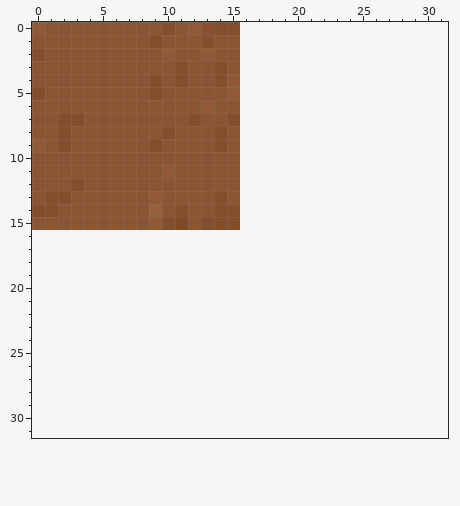
Edited in one commit: pixel-art sprite (src/main/resources/universite_paris8/iut/fan/the_namek_quest/images/sol.png). Above is the file before it was changed.
The file is 16x16 pixels. Colours within 5 levels of each other are drawn and written as one. The old version is drawn lined up with the new one, on the new canvas.
Now the later version:
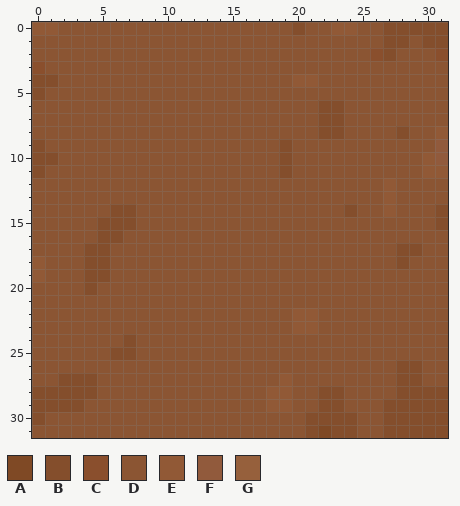
Palette (. is transparent): A #7f4925  B #844e2c  C #8a4f2d  D #8b5533  E #915936  F #915a3c  G #96603c
From old to new:
canvas 16x16 -> 32x32
y 0: x 1 D -> E; x 10 B -> D; x 12..31 ECBB................ -> DDDDDDDDBDDEEDDBBBBB
y 1: x 9 B -> D; x 13 B -> D; x 16..31 ................ -> DDDDDDDDDDDBBDBB
y 2: x 0 B -> D; x 10 E -> D; x 13 E -> D; x 16..31 ................ -> DDDDDDDDDDCBDDDC
y 3: x 0 D -> C; x 11 B -> D; x 14 B -> D; x 16..31 ................ -> DDDDDDDDDDDDDDDD
y 4: x 0..1 DD -> BB; x 9 B -> D; x 11 B -> D; x 14..31 BE................ -> DDDDDDEEDDDDDDDDDD
y 5: x 9 B -> D; x 15..31 E................ -> DDDDDDDDDDDDDDDDD
y 6: x 13 E -> D; x 16..31 ................ -> DDDDDDBBDDDDDDDD
y 7: x 2..3 BB -> DD; x 12 B -> D; x 15..31 B................ -> DDDDDDDBBDDDDDDDD
y 8: x 2 B -> D; x 10 B -> D; x 14 B -> D; x 16..31 ................ -> DDDDDDBBDDDDBDDE
y 9: x 0 E -> B; x 2 B -> D; x 9 B -> D; x 14 B -> D; x 16..31 ................ -> DDDBDDDDDDDDDDDF
y 10: x 0..1 DD -> BB; x 16..31 ................ -> DDDBDDDDDDDDDDEF
y 11: x 0 D -> B; x 10 E -> D; x 16..31 ................ -> DDDBDDDDDDDDDDEE
y 12: x 3 B -> D; x 16..31 ................ -> DDDDDDDDDDDEDDDD
y 13: x 1..2 BB -> DD; x 9 E -> D; x 14 B -> D; x 16..31 ................ -> DDDDDDDDDDDEDDDD
y 14: x 0..1 BB -> DD; x 6..7 DD -> BB; x 9 G -> D; x 11 B -> D; x 14..31 BB................ -> DDDDDDDDDDBDDEDDDB
y 15: x 5..7 DDD -> BBB; x 9..11 EBA -> DDD; x 13..31 BBB................ -> DDDDDDDDDDDDDDDDDDB
y 16: x 0..31 ................................ -> DDDDDBBDDDDDDDDDDDDDDDDDDDDDDDDD
y 17: x 0..31 ................................ -> DDDDBBDDDDDDDDDDDDDDDDDDDDDDBBDD
y 18: x 0..31 ................................ -> EDDDBBDDDDDDDDDDDDDDDDDDDDDDBDDD
y 19: x 0..31 ................................ -> EDDDBBDDDDDDDDDDDDDDDDDDDDDDDDDD
y 20: x 0..31 ................................ -> DDDDBDDDDDDDDDDDDDDDDDDDDDDDDDDD
y 21: x 0..31 ................................ -> DDDDDDDDDDDDDDDDDDDDDDDDDDDDDDDD
y 22..23: x 0..31 ................................ -> DDDDDDDDDDDDDDDDDDDDEEDDDDDDDDDD
y 24: x 0..31 ................................ -> DDDDDDDBDDDDDDDDDDDDDDDDDDDDDDDD
y 25: x 0..31 ................................ -> DDDDDDBBDDDDDDDDDDDDDDDDDDDDDDDD
y 26: x 0..31 ................................ -> DDDDDDDDDDDDDDDDDDDDDDDDDDDDBBDD
y 27: x 0..31 ................................ -> DDBBBDDDDDDDDDDDDDDEDDDDDDDDBBDD
y 28: x 0..31 ................................ -> BBBBBDDDDDDDDDDDDDEEDDBBDDDDBBBB
y 29: x 0..31 ................................ -> BBBBDDDDDDDDDDDDDDEEDDBBDDDBBBBB
y 30: x 0..31 ................................ -> BDDDDDDDDDDDDDDDDDDDDBBBBDDBBBBB
y 31: x 0..31 ................................ -> DDDDDDDDDDDDDDDDDDDDDBABBDDBBBBB
Boxes around the changes in both pictures, in picture pixels (x1, y1, x2, y2):
changed: (32, 22, 448, 438)
